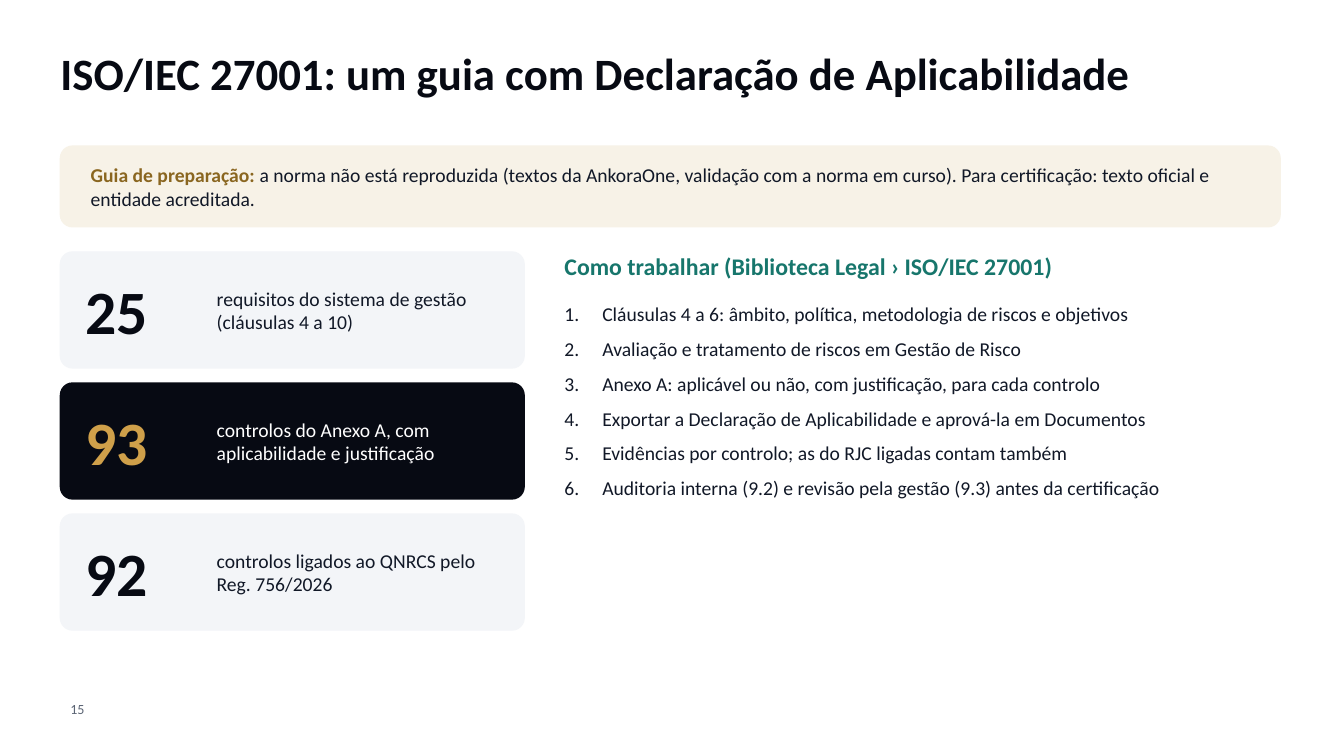
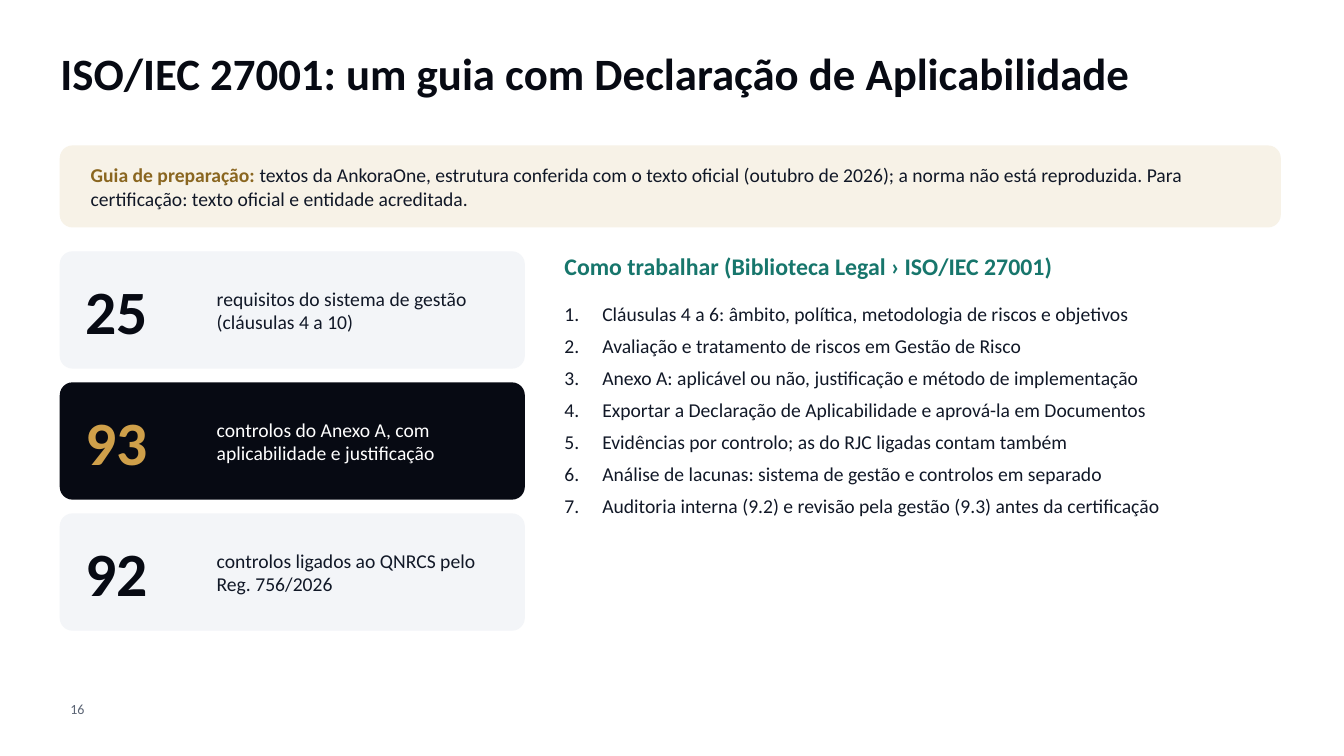
Before and after one commit to dbastoscarvalho23/Securematurity, a slide deck: slide 16 of docs/onboarding/AnkoraOne-Apresentacao-Onboarding.pptx (slide 15 before the commit). Drawn at 1344x756 pixels with LibreOffice and Linux fonts; fonts in the diff are those of the drawing; background and template pictures are left out. Boxes give left, top, right and bottom in pixels: in the first picture for what was removed or moved away, otherwise in the second. Text is boxed around its words. In the diff, an @@ line names an element or a change of style, - is before the commit and + after.

```diff
--- a/docs/onboarding/AnkoraOne-Apresentacao-Onboarding.pptx
+++ b/docs/onboarding/AnkoraOne-Apresentacao-Onboarding.pptx
@@ text at [91,168,1182,210]: text changed @@
-Guia de preparação: a norma não está reproduzida (textos da AnkoraOne, validação com a norma em curso). Para certificação: texto oficial e entidade acreditada.
+Guia de preparação: textos da AnkoraOne, estrutura conferida com o texto oficial (outubro de 2026); a norma não está reproduzida. Para certificação: texto oficial e entidade acreditada.
@@ text at [602,307,1159,517]: less space between paragraphs @@
@@ text at [602,371,1138,389]: text changed @@
-3. Anexo A: aplicável ou não, com justificação, para cada controlo
+3. Anexo A: aplicável ou não, justificação e método de implementação
@@ text at [602,467,1102,485]: paragraph added @@
+6. Análise de lacunas: sistema de gestão e controlos em separado
```
Also in this commit, not shown: 7 other slides changed, 2 slides added, 12 other files.
